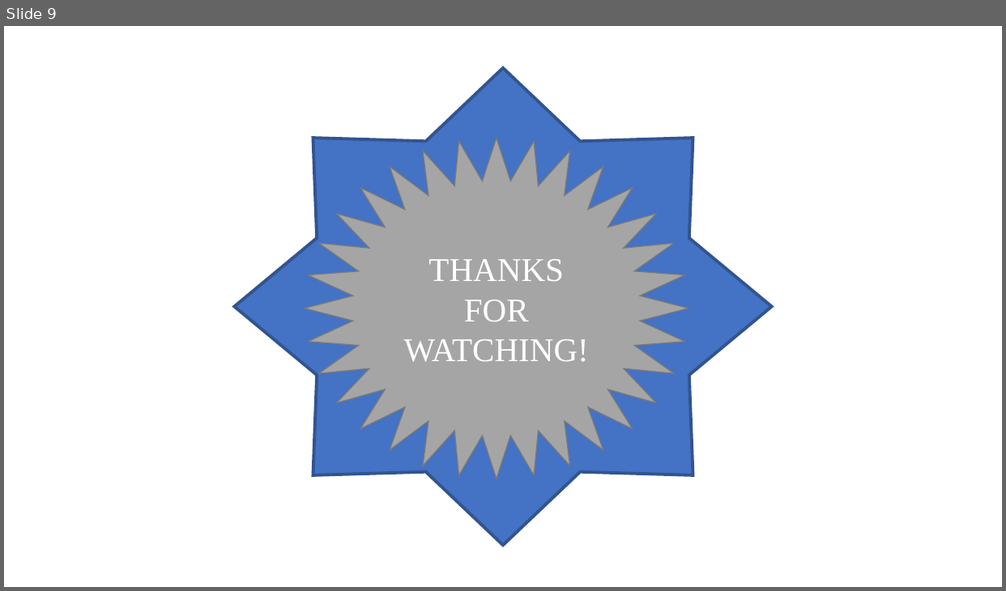
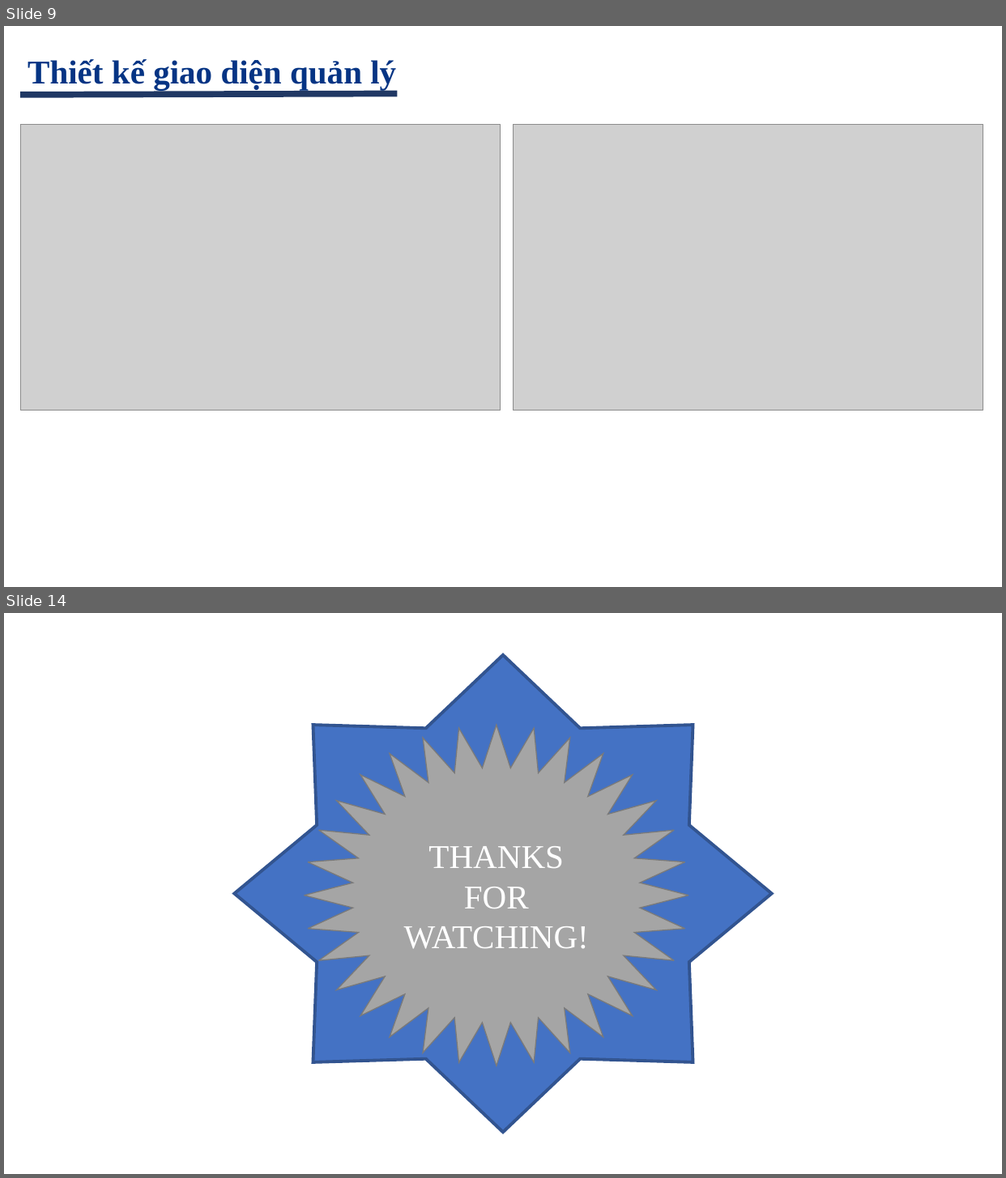
Before and after one commit to hieutran1997/delivery, a slide deck: documents/SlideReport.pptx. Shown one above the other, each under a label of ours: slide 9 before the commit, slides 9 and 14 after it; the slides between them are not shown. The pictures are 1006x591 and 1006x1178 pixels, drawn with LibreOffice and Linux fonts; fonts in the diff are those of the drawing; grey boxes stand for pictures; background and template pictures are left out. Boxes give left, top, right and bottom in pixels: in the first picture for what was removed or moved away, otherwise in the second. Text is boxed around its words. In the diff, an @@ line names an element or a change of style, - is before the commit and + after.

```diff
--- a/documents/SlideReport.pptx
+++ b/documents/SlideReport.pptx
@@ slide 9 added at (4, 26, 1002, 587), background picture (left out) @@
@@ text added at (27, 59, 396, 90), 32 pt, text #053484, bold @@
+Thiết kế giao diện quản lý
@@ line added from (20, 95) to (397, 93), #203864 6 pt @@
@@ picture added at (20, 124, 501, 410) @@
@@ picture added at (513, 124, 983, 410) @@
@@ what was slide 9 is now slide 14 @@
```
Also in this commit, not shown: 8 slides changed, 4 other slides added.
